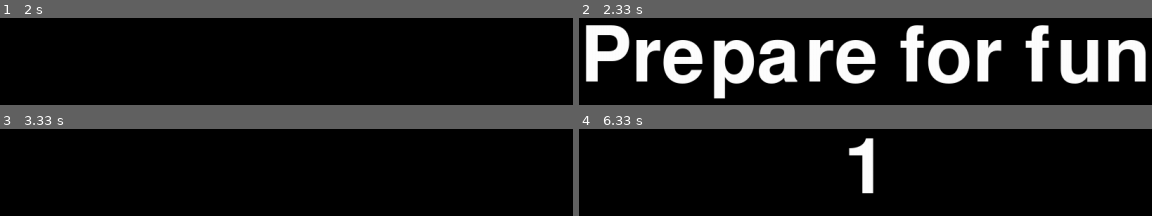
Above: before the commit, frames 1-4 (two rows, left to right).
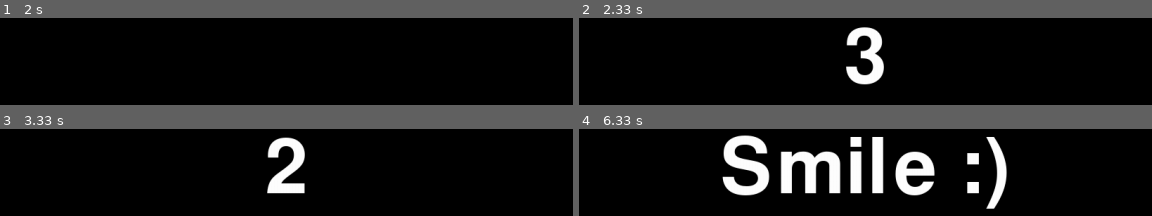
Above: after the commit, the same moments.

Repository: JulienLegrand/PhotoPi
Game: pygame game, started from main.py
Same seed, same stepped clock (60 frames per second), same inputs: the game is played once before the commit and once after it. The source is Python 2; it was converted automatically to run under Python 3.
Inputs (mouse positions are in pixels of both pictures, inside the frame that each line leads up to):
- Up to frame 1 (2 s): click (outside the picture) at 1.88 s
- Up to frame 2 (2.33 s): no input
- Up to frame 3 (3.33 s): no input
- Up to frame 4 (6.33 s): no input

Frame 1 is identical in both runs. In frame 2, 28% of the frame differs, in the area x 1-99%, y 8-94%; in frame 3, 2.6%; in frame 4, 15%.

Commit message:
CHG Split code in specialized py files

Diff:
--- /dev/null
+++ b/livePreview.py
@@ -0,0 +1,26 @@
+#!/usr/bin/env python
+
+import os
+import os.path
+import pygameEngine
+
+# Variables
+liveMovie = "fifo.mjpg"
+previewDuration = 10 #secondes
+
+def Start():
+	# Start recording live preview
+	pygameEngine.DrawCenterMessage("Prepare for fun",True)
+	print "Start recording live preview"
+	if os.path.exists(liveMovie):
+		os.remove(liveMovie)
+	os.mkfifo(liveMovie)
+	os.popen("gphoto2 --capture-movie=" + str(previewDuration) + "s --stdout> " + liveMovie + " &")
+
+	# Playing live preview
+	pygameEngine.DrawCenterMessage("") #Clean screen before preview
+	print "Playing live preview"
+	os.popen("omxplayer " + liveMovie + " --live")
+
+	#Deleting live preview
+	os.remove(liveMovie)
--- a/main.py
+++ b/main.py
@@ -1,49 +1,36 @@
-#sequencePhoto
-import pygame
+#!/usr/bin/env python
+
+import pygameEngine
 import os
 from time import sleep
 import sequencePhoto
 
-# Variables
-width = 1280
-height = 1024
-
-# Start
 # drops other possible connections to the camera on every restart just to be safe
 os.system("sudo pkill gvfs")
 os.environ['SDL_VIDEO_WINDOW_POS'] = "0,0"
+
+#Init app
 app_name = "PhotoPi"
 print app_name + " started"
 sleep(2)
 
-# Pygame init
-print "pygame init"
-pygame.init()
-pygame.mouse.set_visible(False)
-pygame.display.set_caption(app_name)
-black = pygame.Color(0,0,0)
-white = pygame.Color(255,255,255)
-screen = pygame.display.set_mode((width,height),pygame.FULLSCREEN)#FULLSCREEN
+#Start
+pygameEngine.init(app_name)
 
 # Boucle principale
 print "Waiting events"
 while(1):
 	#Clear screen between sequences
-	screen.fill(black)
-	pygame.display.update()
+	pygameEngine.Fill(pygameEngine.black)
 
-	# get one event
-	event = pygame.event.poll()
-
-	# handle MOUSEBUTTONUP
-	if event.type == pygame.MOUSEBUTTONUP:
-		if(event.button==1):
-			#import sequencePhoto
-			sequencePhoto.Start()
-			pygame.event.clear() #Clear events in the queue (button pressed during the sequence)
-		if(event.button==3):
-			print "Right click" #TODO : sequenceVideo
+	action = pygameEngine.CheckAction()
+	if(action==1):
+		#import sequencePhoto
+		sequencePhoto.Start()
+		pygameEngine.ClearActionsQueue()
+	if(action==2):
+		print "Right click" #TODO : sequenceVideo
 
 # Fin
 print "End"
-pygame.quit()
+pygameEngine.quit()
--- /dev/null
+++ b/pygameEngine.py
@@ -0,0 +1,85 @@
+#!/usr/bin/env python
+
+import pygame
+from time import sleep
+
+# Variables
+width = 1280
+height = 1024
+black = pygame.Color(0,0,0)
+white = pygame.Color(255,255,255)
+screen = pygame.display.set_mode((width,height),pygame.FULLSCREEN)#FULLSCREEN
+waitLogoImage = "wait.gif"
+logo_size = 500
+font = "DejaVuSerif-Bold"
+
+def init(app_name):
+	print "pygame init"
+	pygame.init()
+	pygame.mouse.set_visible(False)
+	pygame.display.set_caption(app_name)
+
+def GetScreen():
+	return screen
+
+def Fill(color):
+	screen.fill(color)
+	pygame.display.update()
+
+def CheckAction(): #Return -1 or 1 or 2 (Sequence 1 or 2)
+	# get one event
+	event = pygame.event.poll()
+	res = -1
+
+	# handle MOUSEBUTTONUP
+	if event.type == pygame.MOUSEBUTTONUP:
+		if(event.button==1):
+			res = 1
+		if(event.button==3):
+			res = 2
+	return res
+
+def ClearActionsQueue():
+	pygame.event.clear() #Clear events in the queue (typically when button is pressed during the sequence)
+
+def DrawCenterMessage(message,big=False,withSleep=True):
+	"""displays notification messages onto the screen"""
+	if big:
+		fontsize = 160
+	else:
+		fontsize = 60
+	screen.fill(black)
+	TextSurf = pygame.font.SysFont(font,fontsize).render(message, True, white)
+	TextRect = TextSurf.get_rect()
+	TextRect.center = ((width/2),(height/2))
+	screen.blit(TextSurf, TextRect)
+	pygame.display.update()
+	if withSleep:
+		sleep(1)
+
+def DrawTopMessage(message):
+	"""displays notification messages onto the screen"""
+	screen.fill(black)
+	TextSurf = pygame.font.SysFont(font,40).render(message, True, white)
+	TextRect = TextSurf.get_rect()
+	TextRect.center = ((width/2),(80))
+	screen.blit(TextSurf, TextRect)
+	pygame.display.update()
+
+def WaitLogo():
+	""" Draw title """
+	# image
+	screen.fill(black)
+	image = pygame.image.load(waitLogoImage)
+
+	# crop middle square and resize
+	imgsize = image.get_rect().size
+	image_square = pygame.Rect((imgsize[0]-imgsize[1])/2, 0, imgsize[1], imgsize[1]) # left, top, width, height
+	image_surface = pygame.transform.scale(image.subsurface(image_square),(logo_size,logo_size))
+	image_Rect = image_surface.get_rect()
+	image_Rect.center = ((width/2),(height/2))
+	screen.blit(image_surface, image_Rect)
+	pygame.display.update()
+
+def Quit():
+	pygame.quit()
--- a/sequencePhoto.py
+++ b/sequencePhoto.py
@@ -6,74 +6,8 @@
 import pygame
 import os.path
 import subprocess as sub
-
-# Variables
-liveMovie = "fifo.mjpg"
-previewDuration = 10 #secondes
-width = 1280
-height = 1024
-font = "DejaVuSerif-Bold"
-waitLogoImage = "wait.gif"
-logo_size = 500
-black = pygame.Color(0,0,0)
-white = pygame.Color(255,255,255)
-screen = pygame.display.set_mode((width,height),pygame.FULLSCREEN)#FULLSCREEN
-
-def DrawCenterMessage(message,big=False,withSleep=True):
-	"""displays notification messages onto the screen"""
-	if big:
-		fontsize = 160
-	else:
-		fontsize = 60
-	screen.fill(black)
-	TextSurf = pygame.font.SysFont(font,fontsize).render(message, True, white)
-	TextRect = TextSurf.get_rect()
-	TextRect.center = ((width/2),(height/2))
-	screen.blit(TextSurf, TextRect)
-	pygame.display.update()
-	if withSleep:
-		sleep(1)
-
-def DrawTopMessage(message):
-	"""displays notification messages onto the screen"""
-	screen.fill(black)
-	TextSurf = pygame.font.SysFont(font,40).render(message, True, white)
-	TextRect = TextSurf.get_rect()
-	TextRect.center = ((width/2),(80))
-	screen.blit(TextSurf, TextRect)
-	pygame.display.update()
-
-def WaitLogo():
-	""" Draw title """
-	# image
-	screen.fill(black)
-	image = pygame.image.load(waitLogoImage)
-
-	# crop middle square and resize
-	imgsize = image.get_rect().size
-	image_square = pygame.Rect((imgsize[0]-imgsize[1])/2, 0, imgsize[1], imgsize[1]) # left, top, width, height
-	image_surface = pygame.transform.scale(image.subsurface(image_square),(logo_size,logo_size))
-	image_Rect = image_surface.get_rect()
-	image_Rect.center = ((width/2),(height/2))
-	screen.blit(image_surface, image_Rect)
-	pygame.display.update()
-
-def LivePreview():
-	# Start recording live preview
-	DrawCenterMessage("Prepare for fun",True)
-	print "Start recording live preview"
-	if os.path.exists(liveMovie):
-		os.remove(liveMovie)
-	os.mkfifo(liveMovie)
-	os.popen("gphoto2 --capture-movie=" + str(previewDuration) + "s --stdout> " + liveMovie + " &")
-
-	# Playing live preview
-	DrawCenterMessage("") #Clean screen before preview
-	print "Playing live preview"
-	os.popen("omxplayer " + liveMovie + " --live")
-
-	#Deleting live preview
-	os.remove(liveMovie)
+import pygameEngine
+import livePreview
 
 def TakePictures():
 	#Attribute a name with current time for all photos and composite
@@ -85,10 +19,10 @@
 	Composite(pic1,pic2,pic3,pic4, photoFile)
 
 def TakeOnePicture(message, photoFile):
-	DrawCenterMessage("3",True)
-	DrawCenterMessage("2",True)
-	DrawCenterMessage("1",True)
-	DrawCenterMessage(message,True,False)
+	pygameEngine.DrawCenterMessage("3",True)
+	pygameEngine.DrawCenterMessage("2",True)
+	pygameEngine.DrawCenterMessage("1",True)
+	pygameEngine.DrawCenterMessage(message,True,False)
 
 	photoFile = "photos/" + photoFile + ".jpg"
 	if not os.path.isdir("photos") :
@@ -105,12 +39,14 @@
 	return photoFile
 
 def Composite(pic1,pic2,pic3,pic4, photoFile):
+	screen = pygameEngine.GetScreen()
+
 	#Create composite image
-	WaitLogo()
+	pygameEngine.WaitLogo()
 	borderWidth = 20
-	imageWidth = (width-3*borderWidth)/2
+	imageWidth = (pygameEngine.width-3*borderWidth)/2
 	imageHeight = imageWidth*2/3 #only work in landscape mode with 3/2 ratio
-	borderHeight = (height-2*imageHeight)/3
+	borderHeight = (pygameEngine.height-2*imageHeight)/3
 
 	while os.path.exists(pic1) == False: # Wait for creation
 		sleep(.1)
@@ -134,7 +70,7 @@
 
 	i = 50
 	while(i<=255):
-		screen.fill(white)
+		screen.fill(pygameEngine.white)
 		pbimage1.set_alpha(i)
 		pbimage2.set_alpha(i)
 		pbimage3.set_alpha(i)
@@ -153,5 +89,5 @@
 	sleep(10)
 
 def Start():
-	LivePreview()
+	#livePreview.Start()
 	TakePictures()
Not shown, changed: README.md
